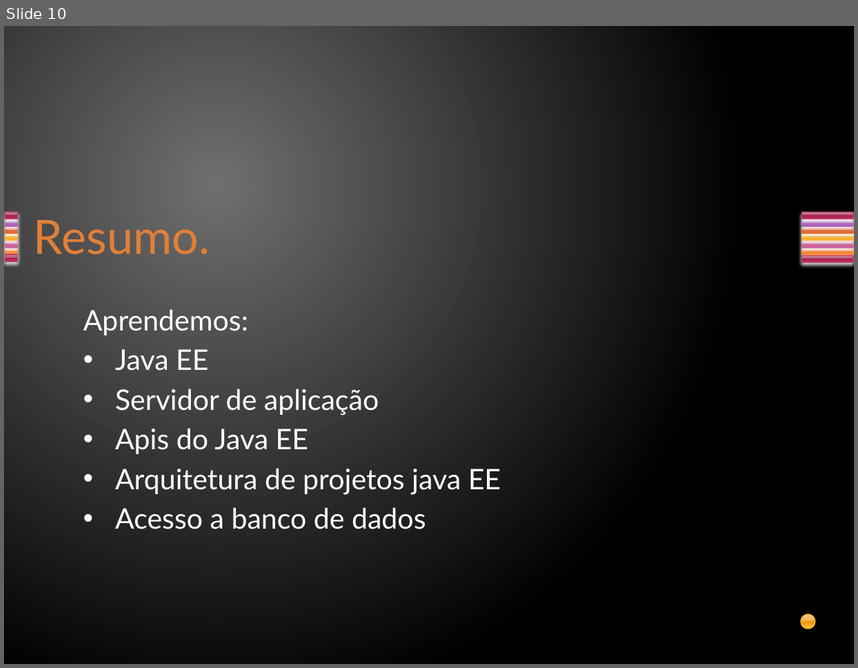
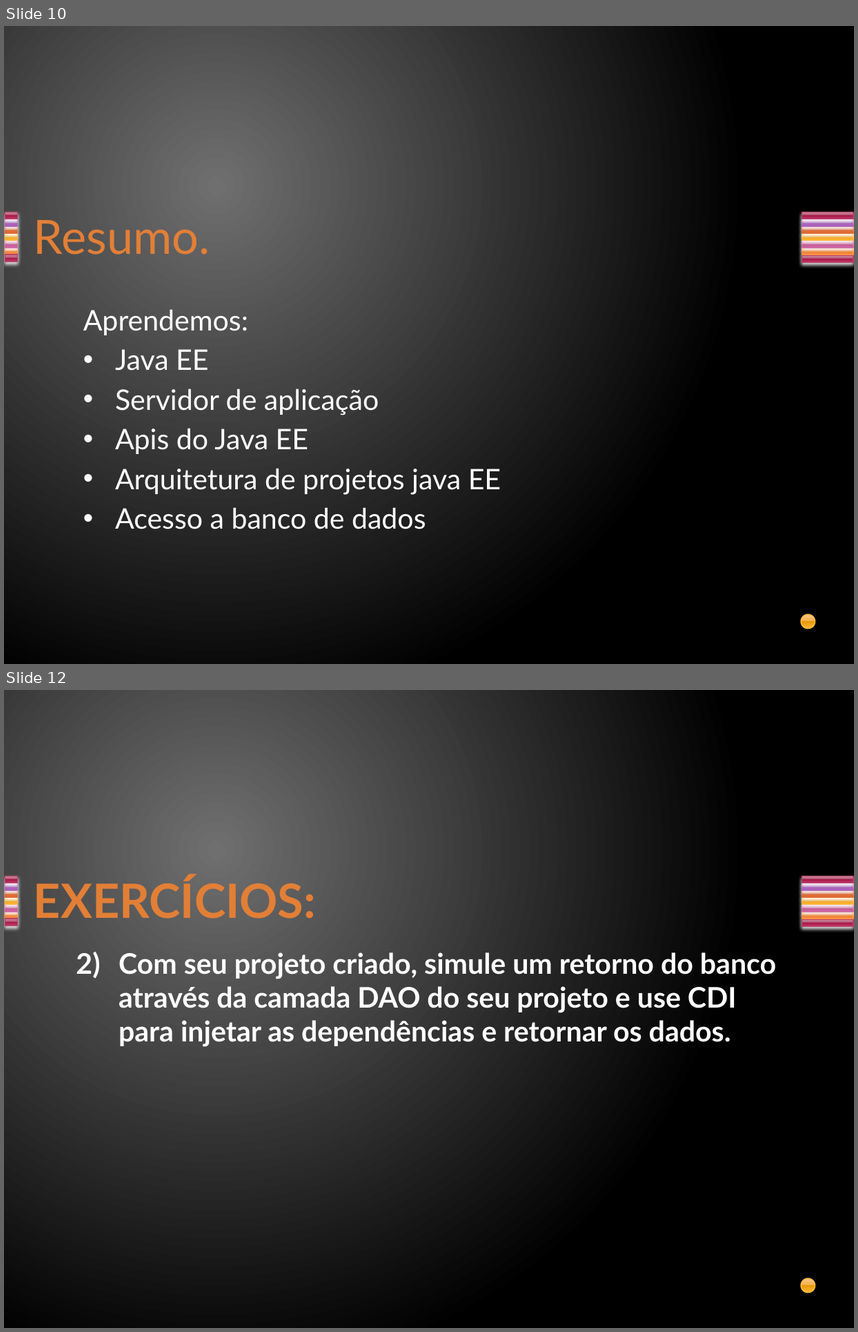
Before and after one commit to davirj9/javaAvancado, a slide deck: AulasAvancado/src/main/resources/br/com/Aula1/JavaEE.pptx. Shown one above the other, each under a label of ours: slide 10 before the commit, slides 10 and 12 after it; the slides between them are not shown. The pictures are 858x668 and 858x1332 pixels, drawn with LibreOffice and Linux fonts; fonts in the diff are those of the drawing. Boxes give left, top, right and bottom in pixels: in the first picture for what was removed or moved away, otherwise in the second. Text is boxed around its words. In the diff, an @@ line names an element or a change of style, - is before the commit and + after.

```diff
--- a/AulasAvancado/src/main/resources/br/com/Aula1/JavaEE.pptx
+++ b/AulasAvancado/src/main/resources/br/com/Aula1/JavaEE.pptx
@@ slide 12 added at [4,690,854,1328], background gradient #707070 to #000000; not listed: 15 template elements that a slide beside it also shows @@
@@ title added at [34,877,316,918], 40 pt, text gradient #E38037 to #FA8D3D, bold @@
+EXERCÍCIOS:
@@ text added at [119,952,776,1047], 24 pt, text #FFFFFF, bold @@
+2) Com seu projeto criado, simule um retorno do banco através da camada DAO do seu projeto e use CDI para injetar as dependências e retornar os dados.
```
Also in this commit, not shown: 1 other slide added, 2 slides removed, 2 other files.
